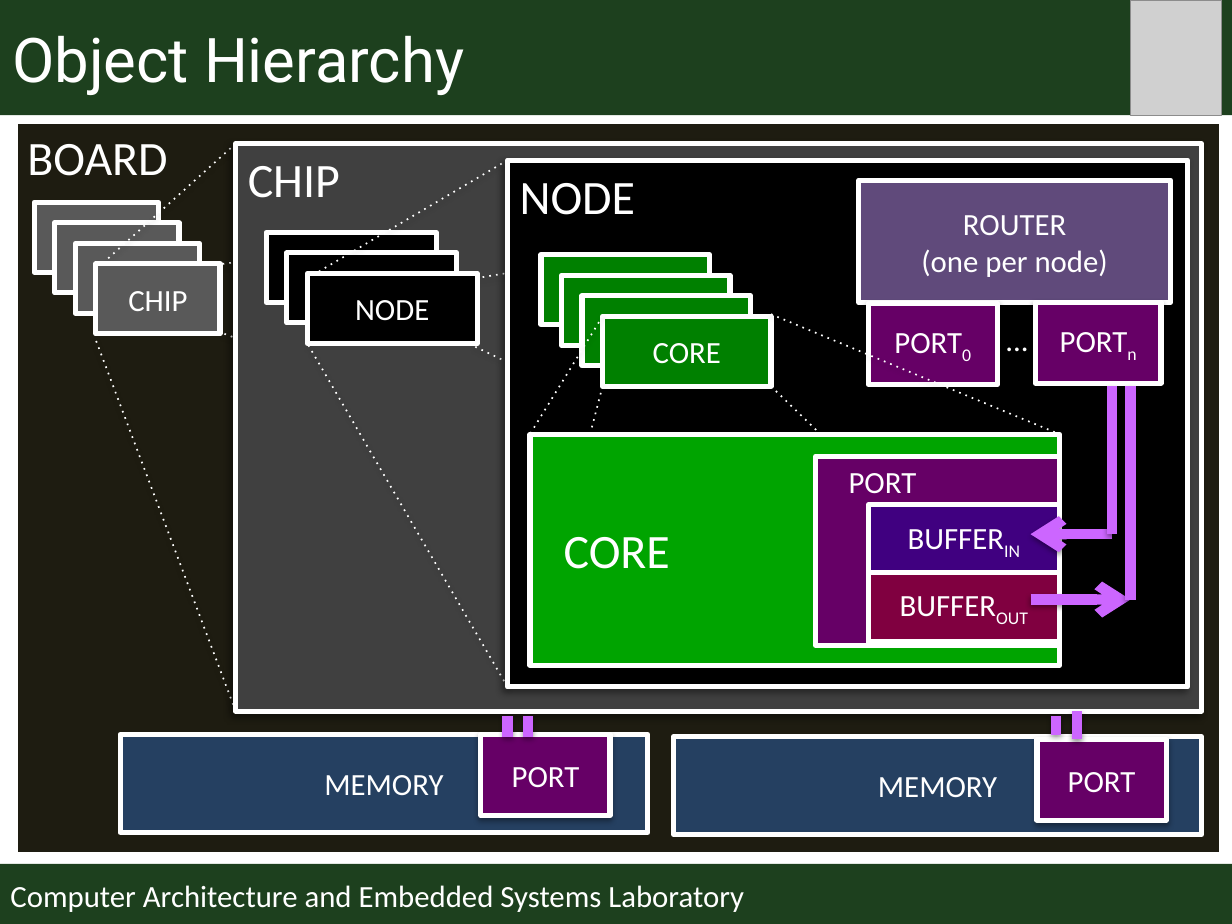
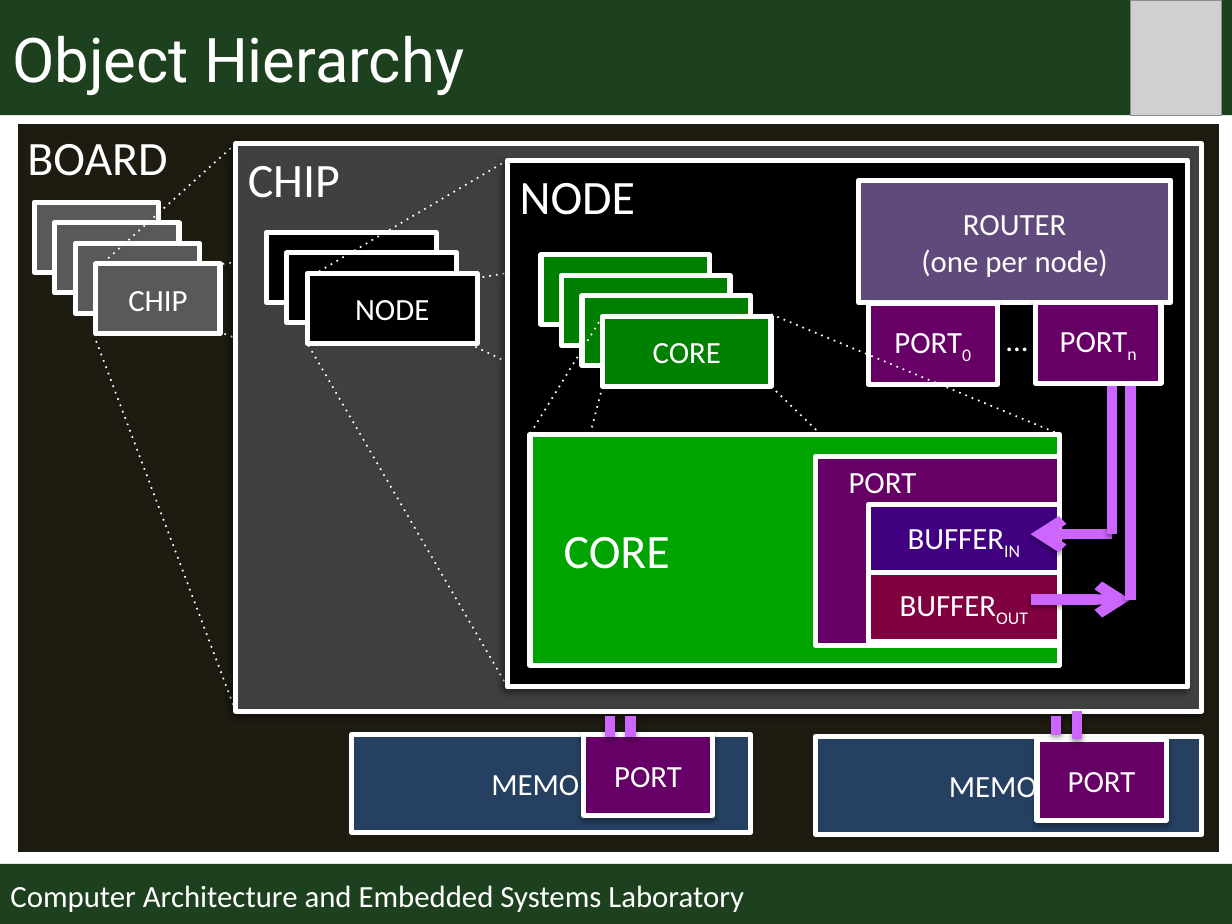
Before and after one commit to sudhanshusane/ducksim, a slide deck: slide 5 of doc/ducksim-overview.pptx. Drawn at 1232x924 pixels with LibreOffice and Linux fonts; fonts in the diff are those of the drawing; grey boxes stand for pictures. Boxes give left, top, right and bottom in pixels: in the first picture for what was removed or moved away, otherwise in the second. Text is boxed around its words. In the diff, an @@ line names an element or a change of style, - is before the commit and + after.

```diff
--- a/doc/ducksim-overview.pptx
+++ b/doc/ducksim-overview.pptx
@@ line moved from (508, 737) - (508, 716) to (610, 737) - (610, 716) @@
@@ line moved from (529, 716) - (529, 737) to (631, 716) - (631, 737) @@
@@ rectangle "MEMORY": place and size @@
-rectangle "MEMORY" at (120, 734, 647, 832)
+rectangle "MEMORY" at (351, 734, 750, 832)
@@ rectangle "MEMORY": place and size @@
-rectangle "MEMORY" at (674, 737, 1201, 834)
+rectangle "MEMORY" at (816, 737, 1201, 834)
@@ rectangle "PORT": place and size @@
-rectangle "PORT" at (480, 734, 610, 816)
+rectangle "PORT" at (584, 734, 713, 816)
```
Also in this commit, not shown: 1 other slide changed, 6 other files.
